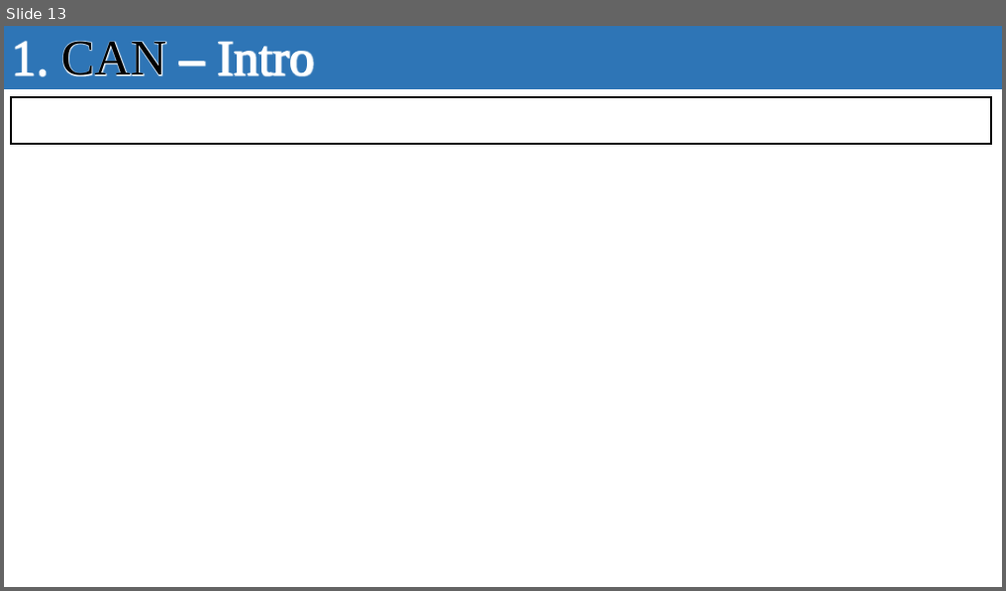
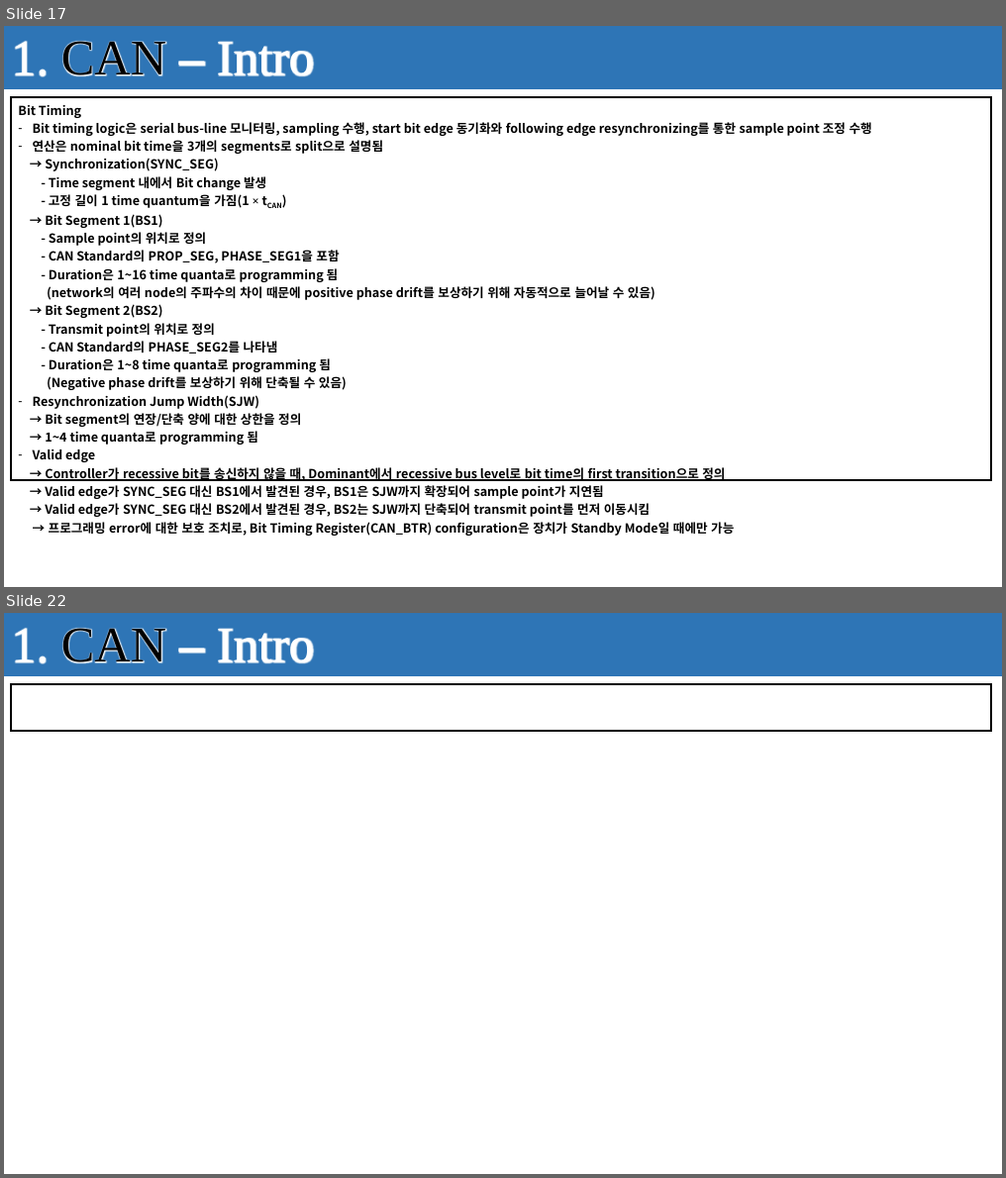
Before and after one commit to seonghokim/Study, a slide deck: Study Material/Firmware Explanation.pptx. Shown one above the other, each under a label of ours: slide 13 before the commit, slides 17 and 22 after it; the slides between them are not shown. The pictures are 1006x591 and 1006x1178 pixels, drawn with LibreOffice and Linux fonts; fonts in the diff are those of the drawing; background and template pictures are left out. Boxes give left, top, right and bottom in pixels: in the first picture for what was removed or moved away, otherwise in the second. Text is boxed around its words. In the diff, an @@ line names an element or a change of style, - is before the commit and + after.

```diff
--- a/Study Material/Firmware Explanation.pptx
+++ b/Study Material/Firmware Explanation.pptx
@@ slide 17 added at (4, 26, 1002, 587), background #FFFFFF; not listed: 1 template element that a slide beside it also shows @@
@@ rectangle added at (4, 26, 1002, 89), fill #2E75B6, 48 pt, text #FFFFFF @@
+1. CAN – Intro
@@ table added at (11, 97, 991, 540), 1 rows, 1 columns @@
+Bit Timing / Bit timing logic은 serial bus-line 모니터링, sampling 수행, start bit edge 동기화와 following edge resynchronizing를 통한 sample point 조정 수행 / 연산은 nominal bit time을 3개의 segments로 split으로 설명됨 / → Synchronization(SYNC_SEG) / - Time segment 내에서 Bit change 발생 / - 고정 길이 1 time quantum을 가짐(1 × tCAN) / → Bit Segment 1(BS1) / - Sample point의 위치로 정의 / - CAN Standard의 PROP_SEG, PHASE_SEG1을 포함 / - Duration은 1~16 time quanta로 programming 됨 / (network의 여러 node의 주파수의 차이 때문에 positive phase drift를 보상하기 위해 자동적으로 늘어날 수 있음) / → Bit Segment 2(BS2) / - Transmit point의 위치로 정의 / - CAN Standard의 PHASE_SEG2를 나타냄 / - Duration은 1~8 time quanta로 programming 됨 / (Negative phase drift를 보상하기 위해 단축될 수 있음) / Resynchronization Jump Width(SJW) / → Bit segment의 연장/단축 양에 대한 상한을 정의 / → 1~4 time quanta로 programming 됨 / Valid edge / → Controller가 recessive bit를 송신하지 않을 때, Dominant에서 recessive bus level로 bit time의 first transition으로 정의 / → Valid edge가 SYNC_SEG 대신 BS1에서 발견된 경우, BS1은 SJW까지 확장되어 sample point가 지연됨 / → Valid edge가 SYNC_SEG 대신 BS2에서 발견된 경우, BS2는 SJW까지 단축되어 transmit point를 먼저 이동시킴 / → 프로그래밍 error에 대한 보호 조치로, Bit Timing Register(CAN_BTR) configuration은 장치가 Standby Mode일 때에만 가능
@@ what was slide 13 is now slide 22 @@
```
Also in this commit, not shown: 1 slide changed, 13 other slides added.
